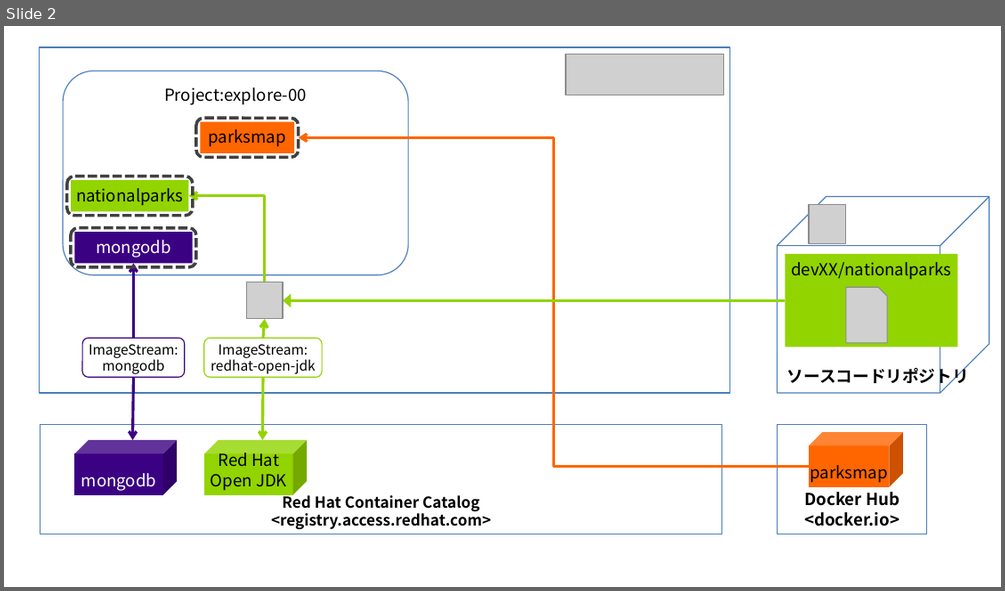
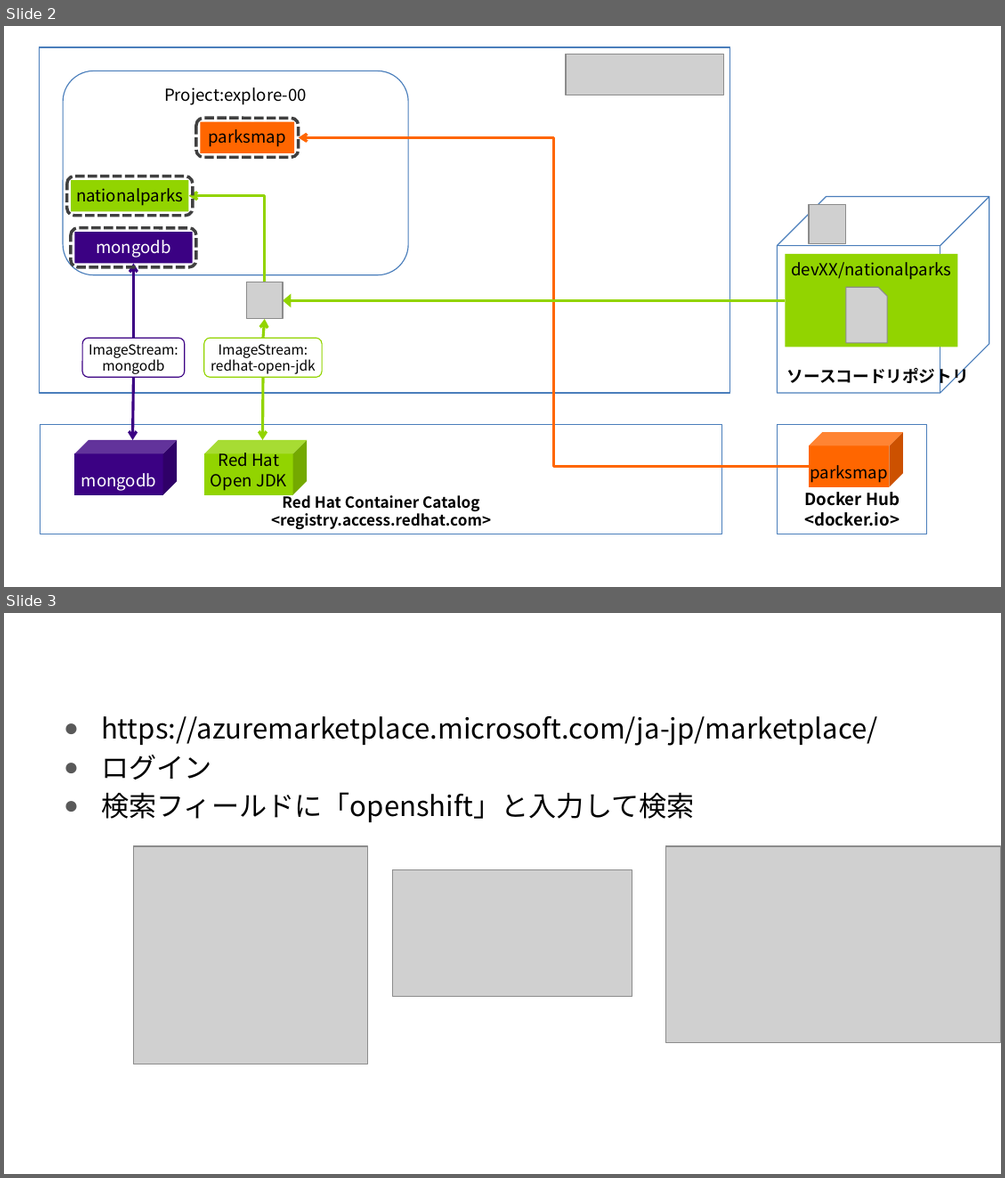
Before and after one commit to akubicharm/workshopper-content, a slide deck: images/diagrams.pptx. Shown one above the other, each under a label of ours: slide 2 before the commit, slides 2 and 3 after it. The pictures are 1005x591 and 1005x1178 pixels, drawn with LibreOffice and Linux fonts; fonts in the diff are those of the drawing; grey boxes stand for pictures; background and template pictures are left out. Boxes give left, top, right and bottom in pixels: in the first picture for what was removed or moved away, otherwise in the second. Text is boxed around its words. In the diff, an @@ line names an element or a change of style, - is before the commit and + after.

```diff
--- a/images/diagrams.pptx
+++ b/images/diagrams.pptx
@@ slide 3 added at bbox=[4, 613, 1001, 1174], background picture (left out) @@
@@ text added at bbox=[101, 716, 878, 822], 20 pt, text #000000 @@
+● https://azuremarketplace.microsoft.com/ja-jp/marketplace/
+● ログイン
+● 検索フィールドに「openshift」と入力して検索
@@ picture added at bbox=[134, 846, 368, 1063] @@
@@ picture added at bbox=[666, 846, 1001, 1043] @@
@@ picture added at bbox=[393, 870, 632, 997] @@
```
Also in this commit, not shown: 2 other slides added, 2 other files.
